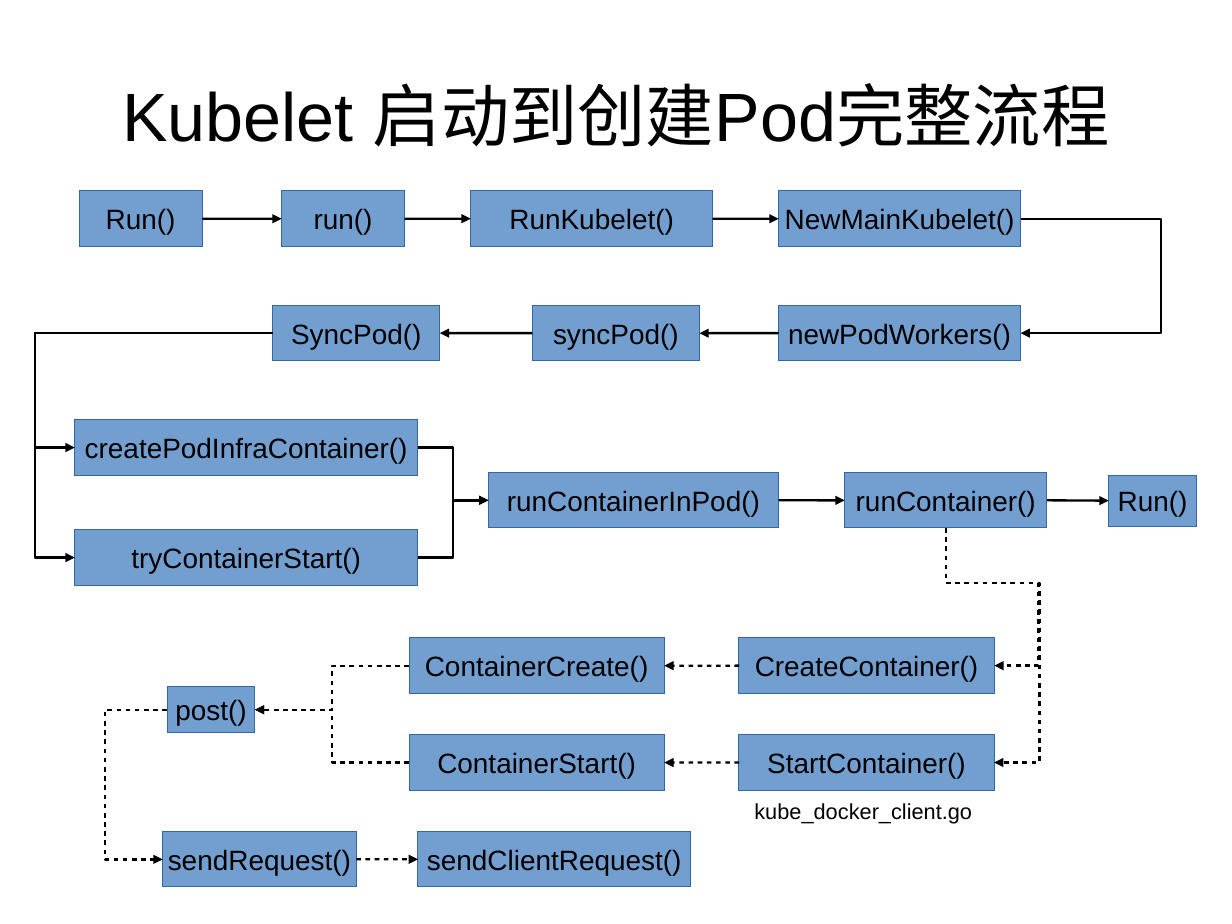
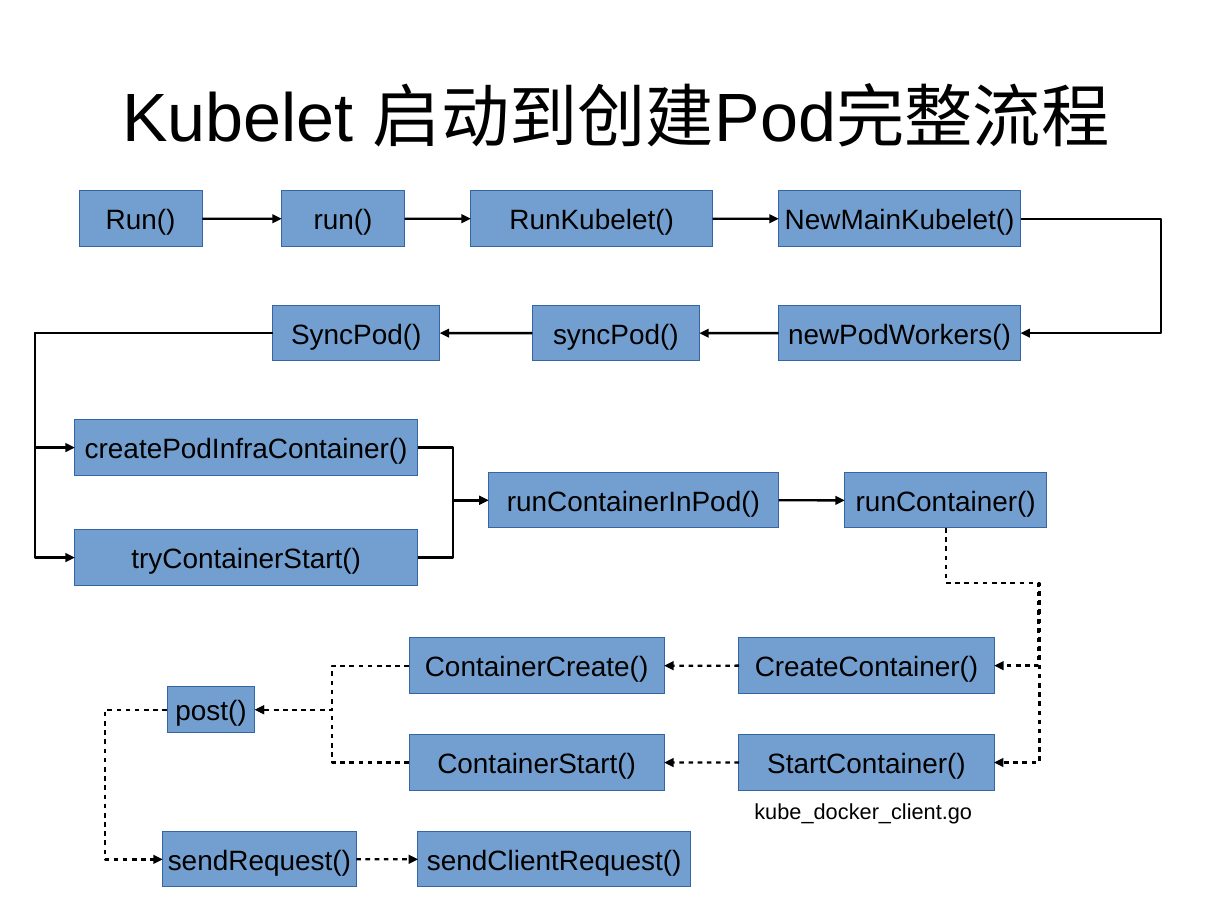
Before and after one commit to loveliuliu/Kubernetes-step-by-step, a slide deck: slide 40 of code_analysis/Kubelet/Kubelet.odp (slide 35 before the commit). Drawn at 1232x924 pixels with LibreOffice and Linux fonts; fonts in the diff are those of the drawing. Boxes give left, top, right and bottom in pixels: in the first picture for what was removed or moved away, otherwise in the second. Text is boxed around its words. In the diff, an @@ line names an element or a change of style, - is before the commit and + after.

```diff
--- a/code_analysis/Kubelet/Kubelet.odp
+++ b/code_analysis/Kubelet/Kubelet.odp
@@ rectangle removed at box(1109, 475, 1197, 527) @@
-Run()
@@ arrow removed from (1048, 501) to (1109, 501) @@
```
Also in this commit, not shown: 2 other slides changed, 9 slides added, 1 slide removed.
